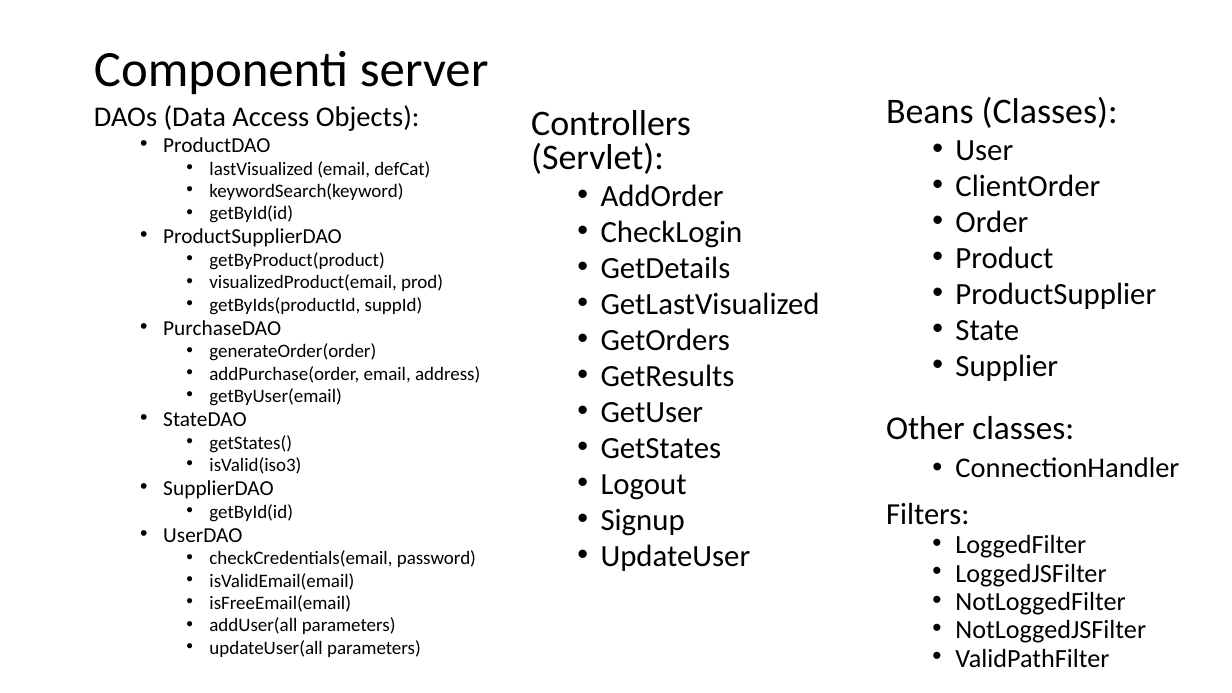
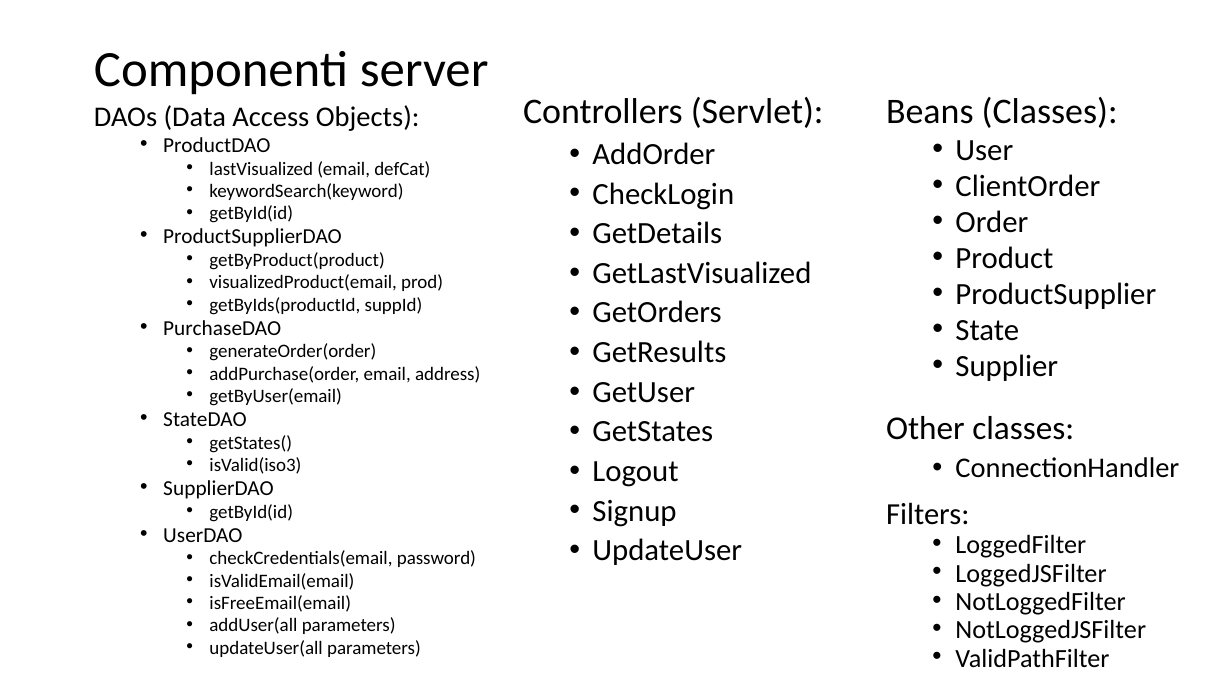
Before and after one commit to NicoleFilippi/Progetto_TIW_Polimi_2023, a slide deck: slide 8 of deliverables/DOCUMENTAZIONE2.pptm. Drawn at 1232x693 pixels with LibreOffice and Linux fonts; fonts in the diff are those of the drawing. Boxes give left, top, right and bottom in pixels: in the first picture for what was removed or moved away, otherwise in the second. Text is boxed around its words. In the diff, an @@ line names an element or a change of style, - is before the commit and + after.

```diff
--- a/deliverables/DOCUMENTAZIONE2.pptm
+++ b/deliverables/DOCUMENTAZIONE2.pptm
@@ text "Controllers (Servlet):": place and size @@
-text "Controllers (Servlet):" at [531,110,820,571]
+text "Controllers (Servlet):" at [523,97,824,565]
@@ text "Controllers (Servlet):" at [523,97,824,565]: line spacing 0.8 to 0.9 @@
```
Also in this commit, not shown: 17 other files.
